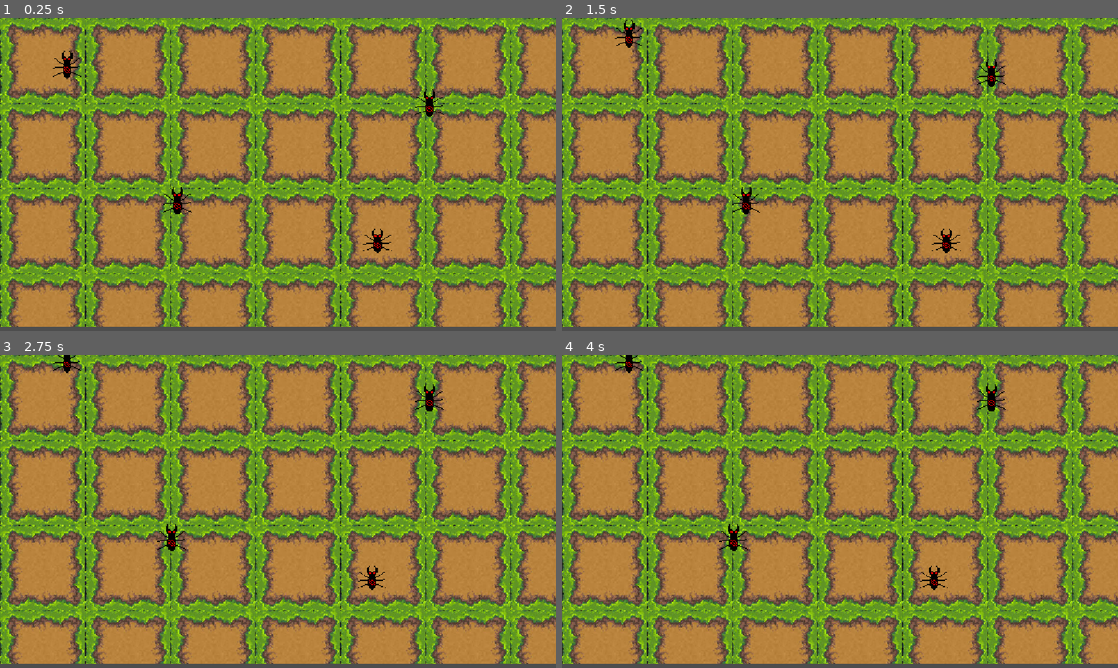
Above: before the commit, frames 1-4 (two rows, left to right).
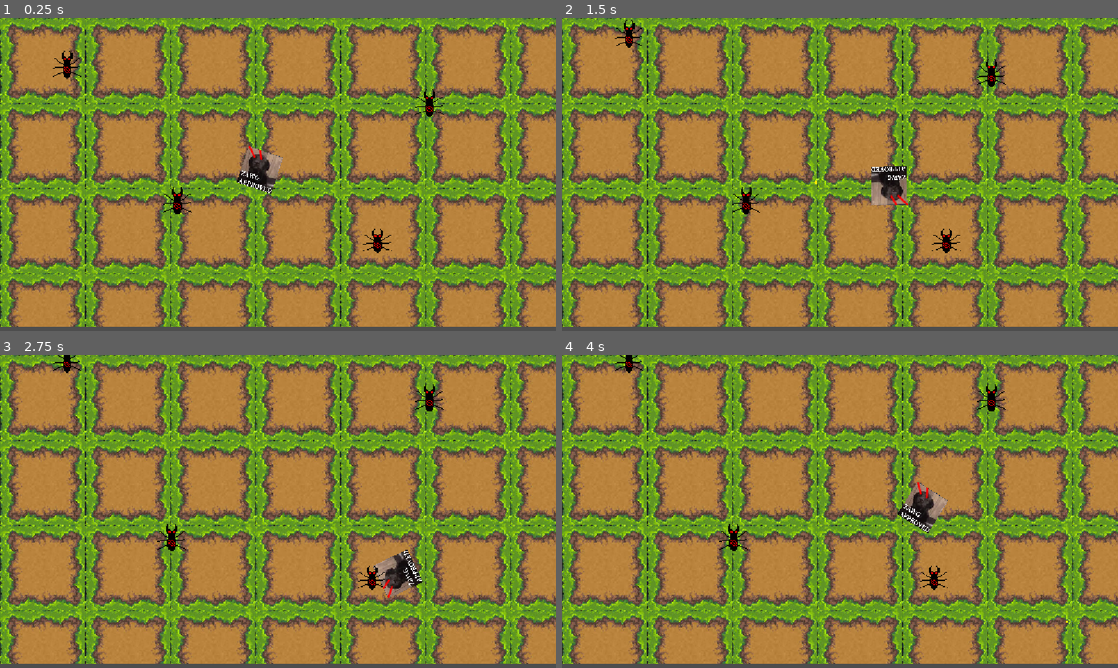
Above: after the commit, the same moments.

Repository: vladydad/Invasion_godot
Game: Godot game, scene res://NPC/NPC.tscn
Same seed, same stepped clock (60 frames per second), same inputs: the game is played once before the commit and once after it.
Inputs (mouse positions are in pixels of both pictures, inside the frame that each line leads up to):
- Up to frame 1 (0.25 s): no input
- Up to frame 2 (1.5 s): move the mouse to (962, 158) at 0.52 s; hold Right (ui_right) 0.53-1.28 s; click (962, 158) at 0.6 s; move the mouse to (728, 190) at 1.27 s; hold Down (ui_down) from 1.28 s (still down); click (728, 190) at 1.35 s
- Up to frame 3 (2.75 s): move the mouse to (333, 442) at 2.02 s; release Down (ui_down) at 2.03 s; hold Right (ui_right) from 2.03 s (still down); click (333, 442) at 2.1 s
- Up to frame 4 (4 s): move the mouse to (812, 574) at 2.77 s; release Right (ui_right) at 2.78 s; hold Up (ui_up) 2.78-3.53 s; click (812, 574) at 2.85 s; move the mouse to (1006, 558) at 3.52 s; hold Left (ui_left) from 3.53 s (still down); click (1006, 558) at 3.6 s

The runs differ from the first frame. In frame 1, 0.8% of the frame differs, in the area x 42-51%, y 40-57%; in frame 2, 0.8%; in frame 3, 0.8%; in frame 4, 0.8%, in the area x 60-91%, y 40-86%.

Commit message:
aa

Diff:
--- a/invasion/NPC/NPC.tscn
+++ b/invasion/NPC/NPC.tscn
@@ -3,6 +3,7 @@
 [ext_resource type="Script" uid="uid://crw5thdd2brw3" path="res://NPC/MAIN_NPC.gd" id="1_qm8nd"]
 [ext_resource type="Texture2D" uid="uid://es731ct6y7v1" path="res://NPC/basic Alien spritesheet.png" id="2_qm8nd"]
 [ext_resource type="Texture2D" uid="uid://b4wb86fk5ps7w" path="res://images (1).jpg" id="3_eudjw"]
+[ext_resource type="PackedScene" uid="uid://bu2280y8r7cqd" path="res://player.tscn" id="6_cy3bc"]
 [ext_resource type="Texture2D" uid="uid://c4kfi5igiq0wp" path="res://Basic alien death.png" id="6_wdwhe"]
 [ext_resource type="Script" uid="uid://j17huar228sn" path="res://NPC/area_npc.gd" id="7_cy3bc"]
 
@@ -37,27 +38,16 @@
 26:0/0 = 0
 0:1/0 = 0
 1:1/0 = 0
-1:1/0/physics_layer_0/polygon_0/points = PackedVector2Array(-8, -8, 8, -8, 8, 8, -8, 8)
 2:1/0 = 0
-2:1/0/physics_layer_0/polygon_0/points = PackedVector2Array(-8, -8, 8, -8, 8, 8, -8, 8)
 3:1/0 = 0
-3:1/0/physics_layer_0/polygon_0/points = PackedVector2Array(-8, -8, 8, -8, 8, 8, -8, 8)
 4:1/0 = 0
-4:1/0/physics_layer_0/polygon_0/points = PackedVector2Array(-8, -8, 8, -8, 8, 8, -8, 8)
 5:1/0 = 0
-5:1/0/physics_layer_0/polygon_0/points = PackedVector2Array(-8, -8, 8, -8, 8, 8, -8, 8)
 6:1/0 = 0
-6:1/0/physics_layer_0/polygon_0/points = PackedVector2Array(-8, -8, 8, -8, 8, 8, -8, 8)
 7:1/0 = 0
-7:1/0/physics_layer_0/polygon_0/points = PackedVector2Array(-8, -8, 8, -8, 8, 8, -8, 8)
 8:1/0 = 0
-8:1/0/physics_layer_0/polygon_0/points = PackedVector2Array(-8, -8, 8, -8, 8, 8, -8, 8)
 9:1/0 = 0
-9:1/0/physics_layer_0/polygon_0/points = PackedVector2Array(-8, -8, 8, -8, 8, 8, -8, 8)
 10:1/0 = 0
-10:1/0/physics_layer_0/polygon_0/points = PackedVector2Array(-8, -8, 8, -8, 8, 8, -8, 8)
 11:1/0 = 0
-11:1/0/physics_layer_0/polygon_0/points = PackedVector2Array(-8, -8, 8, -8, 8, 8, -8, 8)
 12:1/0 = 0
 13:1/0 = 0
 14:1/0 = 0
@@ -75,27 +65,16 @@
 26:1/0 = 0
 0:2/0 = 0
 1:2/0 = 0
-1:2/0/physics_layer_0/polygon_0/points = PackedVector2Array(-8, -8, 8, -8, 8, 8, -8, 8)
 2:2/0 = 0
-2:2/0/physics_layer_0/polygon_0/points = PackedVector2Array(-8, -8, 8, -8, 8, 8, -8, 8)
 3:2/0 = 0
-3:2/0/physics_layer_0/polygon_0/points = PackedVector2Array(-8, -8, 8, -8, 8, 8, -8, 8)
 4:2/0 = 0
-4:2/0/physics_layer_0/polygon_0/points = PackedVector2Array(-8, -8, 8, -8, 8, 8, -8, 8)
 5:2/0 = 0
-5:2/0/physics_layer_0/polygon_0/points = PackedVector2Array(-8, -8, 8, -8, 8, 8, -8, 8)
 6:2/0 = 0
-6:2/0/physics_layer_0/polygon_0/points = PackedVector2Array(-8, -8, 8, -8, 8, 8, -8, 8)
 7:2/0 = 0
-7:2/0/physics_layer_0/polygon_0/points = PackedVector2Array(-8, -8, 8, -8, 8, 8, -8, 8)
 8:2/0 = 0
-8:2/0/physics_layer_0/polygon_0/points = PackedVector2Array(-8, -8, 8, -8, 8, 8, -8, 8)
 9:2/0 = 0
-9:2/0/physics_layer_0/polygon_0/points = PackedVector2Array(-8, -8, 8, -8, 8, 8, -8, 8)
 10:2/0 = 0
-10:2/0/physics_layer_0/polygon_0/points = PackedVector2Array(-8, -8, 8, -8, 8, 8, -8, 8)
 11:2/0 = 0
-11:2/0/physics_layer_0/polygon_0/points = PackedVector2Array(-8, -8, 8, -8, 8, 8, -8, 8)
 12:2/0 = 0
 13:2/0 = 0
 14:2/0 = 0
@@ -113,27 +92,16 @@
 26:2/0 = 0
 0:3/0 = 0
 1:3/0 = 0
-1:3/0/physics_layer_0/polygon_0/points = PackedVector2Array(-8, -8, 8, -8, 8, 8, -8, 8)
 2:3/0 = 0
-2:3/0/physics_layer_0/polygon_0/points = PackedVector2Array(-8, -8, 8, -8, 8, 8, -8, 8)
 3:3/0 = 0
-3:3/0/physics_layer_0/polygon_0/points = PackedVector2Array(-8, -8, 8, -8, 8, 8, -8, 8)
 4:3/0 = 0
-4:3/0/physics_layer_0/polygon_0/points = PackedVector2Array(-8, -8, 8, -8, 8, 8, -8, 8)
 5:3/0 = 0
-5:3/0/physics_layer_0/polygon_0/points = PackedVector2Array(-8, -8, 8, -8, 8, 8, -8, 8)
 6:3/0 = 0
-6:3/0/physics_layer_0/polygon_0/points = PackedVector2Array(-8, -8, 8, -8, 8, 8, -8, 8)
 7:3/0 = 0
-7:3/0/physics_layer_0/polygon_0/points = PackedVector2Array(-8, -8, 8, -8, 8, 8, -8, 8)
 8:3/0 = 0
-8:3/0/physics_layer_0/polygon_0/points = PackedVector2Array(-8, -8, 8, -8, 8, 8, -8, 8)
 9:3/0 = 0
-9:3/0/physics_layer_0/polygon_0/points = PackedVector2Array(-8, -8, 8, -8, 8, 8, -8, 8)
 10:3/0 = 0
-10:3/0/physics_layer_0/polygon_0/points = PackedVector2Array(-8, -8, 8, -8, 8, 8, -8, 8)
 11:3/0 = 0
-11:3/0/physics_layer_0/polygon_0/points = PackedVector2Array(-8, -8, 8, -8, 8, 8, -8, 8)
 12:3/0 = 0
 13:3/0 = 0
 14:3/0 = 0
@@ -151,27 +119,16 @@
 26:3/0 = 0
 0:4/0 = 0
 1:4/0 = 0
-1:4/0/physics_layer_0/polygon_0/points = PackedVector2Array(-8, -8, 8, -8, 8, 8, -8, 8)
 2:4/0 = 0
-2:4/0/physics_layer_0/polygon_0/points = PackedVector2Array(-8, -8, 8, -8, 8, 8, -8, 8)
 3:4/0 = 0
-3:4/0/physics_layer_0/polygon_0/points = PackedVector2Array(-8, -8, 8, -8, 8, 8, -8, 8)
 4:4/0 = 0
-4:4/0/physics_layer_0/polygon_0/points = PackedVector2Array(-8, -8, 8, -8, 8, 8, -8, 8)
 5:4/0 = 0
-5:4/0/physics_layer_0/polygon_0/points = PackedVector2Array(-8, -8, 8, -8, 8, 8, -8, 8)
 6:4/0 = 0
-6:4/0/physics_layer_0/polygon_0/points = PackedVector2Array(-8, -8, 8, -8, 8, 8, -8, 8)
 7:4/0 = 0
-7:4/0/physics_layer_0/polygon_0/points = PackedVector2Array(-8, -8, 8, -8, 8, 8, -8, 8)
 8:4/0 = 0
-8:4/0/physics_layer_0/polygon_0/points = PackedVector2Array(-8, -8, 8, -8, 8, 8, -8, 8)
 9:4/0 = 0
-9:4/0/physics_layer_0/polygon_0/points = PackedVector2Array(-8, -8, 8, -8, 8, 8, -8, 8)
 10:4/0 = 0
-10:4/0/physics_layer_0/polygon_0/points = PackedVector2Array(-8, -8, 8, -8, 8, 8, -8, 8)
 11:4/0 = 0
-11:4/0/physics_layer_0/polygon_0/points = PackedVector2Array(-8, -8, 8, -8, 8, 8, -8, 8)
 12:4/0 = 0
 13:4/0 = 0
 14:4/0 = 0
@@ -189,27 +146,16 @@
 26:4/0 = 0
 0:5/0 = 0
 1:5/0 = 0
-1:5/0/physics_layer_0/polygon_0/points = PackedVector2Array(-8, -8, 8, -8, 8, 8, -8, 8)
 2:5/0 = 0
-2:5/0/physics_layer_0/polygon_0/points = PackedVector2Array(-8, -8, 8, -8, 8, 8, -8, 8)
 3:5/0 = 0
-3:5/0/physics_layer_0/polygon_0/points = PackedVector2Array(-8, -8, 8, -8, 8, 8, -8, 8)
 4:5/0 = 0
-4:5/0/physics_layer_0/polygon_0/points = PackedVector2Array(-8, -8, 8, -8, 8, 8, -8, 8)
 5:5/0 = 0
-5:5/0/physics_layer_0/polygon_0/points = PackedVector2Array(-8, -8, 8, -8, 8, 8, -8, 8)
 6:5/0 = 0
-6:5/0/physics_layer_0/polygon_0/points = PackedVector2Array(-8, -8, 8, -8, 8, 8, -8, 8)
 7:5/0 = 0
-7:5/0/physics_layer_0/polygon_0/points = PackedVector2Array(-8, -8, 8, -8, 8, 8, -8, 8)
 8:5/0 = 0
-8:5/0/physics_layer_0/polygon_0/points = PackedVector2Array(-8, -8, 8, -8, 8, 8, -8, 8)
 9:5/0 = 0
-9:5/0/physics_layer_0/polygon_0/points = PackedVector2Array(-8, -8, 8, -8, 8, 8, -8, 8)
 10:5/0 = 0
-10:5/0/physics_layer_0/polygon_0/points = PackedVector2Array(-8, -8, 8, -8, 8, 8, -8, 8)
 11:5/0 = 0
-11:5/0/physics_layer_0/polygon_0/points = PackedVector2Array(-8, -8, 8, -8, 8, 8, -8, 8)
 12:5/0 = 0
 13:5/0 = 0
 14:5/0 = 0
@@ -227,27 +173,16 @@
 26:5/0 = 0
 0:6/0 = 0
 1:6/0 = 0
-1:6/0/physics_layer_0/polygon_0/points = PackedVector2Array(-8, -8, 8, -8, 8, 8, -8, 8)
 2:6/0 = 0
-2:6/0/physics_layer_0/polygon_0/points = PackedVector2Array(-8, -8, 8, -8, 8, 8, -8, 8)
 3:6/0 = 0
-3:6/0/physics_layer_0/polygon_0/points = PackedVector2Array(-8, -8, 8, -8, 8, 8, -8, 8)
 4:6/0 = 0
-4:6/0/physics_layer_0/polygon_0/points = PackedVector2Array(-8, -8, 8, -8, 8, 8, -8, 8)
 5:6/0 = 0
-5:6/0/physics_layer_0/polygon_0/points = PackedVector2Array(-8, -8, 8, -8, 8, 8, -8, 8)
 6:6/0 = 0
-6:6/0/physics_layer_0/polygon_0/points = PackedVector2Array(-8, -8, 8, -8, 8, 8, -8, 8)
 7:6/0 = 0
-7:6/0/physics_layer_0/polygon_0/points = PackedVector2Array(-8, -8, 8, -8, 8, 8, -8, 8)
 8:6/0 = 0
-8:6/0/physics_layer_0/polygon_0/points = PackedVector2Array(-8, -8, 8, -8, 8, 8, -8, 8)
 9:6/0 = 0
-9:6/0/physics_layer_0/polygon_0/points = PackedVector2Array(-8, -8, 8, -8, 8, 8, -8, 8)
 10:6/0 = 0
-10:6/0/physics_layer_0/polygon_0/points = PackedVector2Array(-8, -8, 8, -8, 8, 8, -8, 8)
 11:6/0 = 0
-11:6/0/physics_layer_0/polygon_0/points = PackedVector2Array(-8, -8, 8, -8, 8, 8, -8, 8)
 12:6/0 = 0
 13:6/0 = 0
 14:6/0 = 0
@@ -265,27 +200,16 @@
 26:6/0 = 0
 0:7/0 = 0
 1:7/0 = 0
-1:7/0/physics_layer_0/polygon_0/points = PackedVector2Array(-8, -8, 8, -8, 8, 8, -8, 8)
 2:7/0 = 0
-2:7/0/physics_layer_0/polygon_0/points = PackedVector2Array(-8, -8, 8, -8, 8, 8, -8, 8)
 3:7/0 = 0
-3:7/0/physics_layer_0/polygon_0/points = PackedVector2Array(-8, -8, 8, -8, 8, 8, -8, 8)
 4:7/0 = 0
-4:7/0/physics_layer_0/polygon_0/points = PackedVector2Array(-8, -8, 8, -8, 8, 8, -8, 8)
 5:7/0 = 0
-5:7/0/physics_layer_0/polygon_0/points = PackedVector2Array(-8, -8, 8, -8, 8, 8, -8, 8)
 6:7/0 = 0
-6:7/0/physics_layer_0/polygon_0/points = PackedVector2Array(-8, -8, 8, -8, 8, 8, -8, 8)
 7:7/0 = 0
-7:7/0/physics_layer_0/polygon_0/points = PackedVector2Array(-8, -8, 8, -8, 8, 8, -8, 8)
 8:7/0 = 0
-8:7/0/physics_layer_0/polygon_0/points = PackedVector2Array(-8, -8, 8, -8, 8, 8, -8, 8)
 9:7/0 = 0
-9:7/0/physics_layer_0/polygon_0/points = PackedVector2Array(-8, -8, 8, -8, 8, 8, -8, 8)
 10:7/0 = 0
-10:7/0/physics_layer_0/polygon_0/points = PackedVector2Array(-8, -8, 8, -8, 8, 8, -8, 8)
 11:7/0 = 0
-11:7/0/physics_layer_0/polygon_0/points = PackedVector2Array(-8, -8, 8, -8, 8, 8, -8, 8)
 12:7/0 = 0
 13:7/0 = 0
 14:7/0 = 0
@@ -303,27 +227,16 @@
 26:7/0 = 0
 0:8/0 = 0
 1:8/0 = 0
-1:8/0/physics_layer_0/polygon_0/points = PackedVector2Array(-8, -8, 8, -8, 8, 8, -8, 8)
 2:8/0 = 0
-2:8/0/physics_layer_0/polygon_0/points = PackedVector2Array(-8, -8, 8, -8, 8, 8, -8, 8)
 3:8/0 = 0
-3:8/0/physics_layer_0/polygon_0/points = PackedVector2Array(-8, -8, 8, -8, 8, 8, -8, 8)
 4:8/0 = 0
-4:8/0/physics_layer_0/polygon_0/points = PackedVector2Array(-8, -8, 8, -8, 8, 8, -8, 8)
 5:8/0 = 0
-5:8/0/physics_layer_0/polygon_0/points = PackedVector2Array(-8, -8, 8, -8, 8, 8, -8, 8)
 6:8/0 = 0
-6:8/0/physics_layer_0/polygon_0/points = PackedVector2Array(-8, -8, 8, -8, 8, 8, -8, 8)
 7:8/0 = 0
-7:8/0/physics_layer_0/polygon_0/points = PackedVector2Array(-8, -8, 8, -8, 8, 8, -8, 8)
 8:8/0 = 0
-8:8/0/physics_layer_0/polygon_0/points = PackedVector2Array(-8, -8, 8, -8, 8, 8, -8, 8)
 9:8/0 = 0
-9:8/0/physics_layer_0/polygon_0/points = PackedVector2Array(-8, -8, 8, -8, 8, 8, -8, 8)
 10:8/0 = 0
-10:8/0/physics_layer_0/polygon_0/points = PackedVector2Array(-8, -8, 8, -8, 8, 8, -8, 8)
 11:8/0 = 0
-11:8/0/physics_layer_0/polygon_0/points = PackedVector2Array(-8, -8, 8, -8, 8, 8, -8, 8)
 12:8/0 = 0
 13:8/0 = 0
 14:8/0 = 0
@@ -341,27 +254,16 @@
 26:8/0 = 0
 0:9/0 = 0
 1:9/0 = 0
-1:9/0/physics_layer_0/polygon_0/points = PackedVector2Array(-8, -8, 8, -8, 8, 8, -8, 8)
 2:9/0 = 0
-2:9/0/physics_layer_0/polygon_0/points = PackedVector2Array(-8, -8, 8, -8, 8, 8, -8, 8)
 3:9/0 = 0
-3:9/0/physics_layer_0/polygon_0/points = PackedVector2Array(-8, -8, 8, -8, 8, 8, -8, 8)
 4:9/0 = 0
-4:9/0/physics_layer_0/polygon_0/points = PackedVector2Array(-8, -8, 8, -8, 8, 8, -8, 8)
 5:9/0 = 0
-5:9/0/physics_layer_0/polygon_0/points = PackedVector2Array(-8, -8, 8, -8, 8, 8, -8, 8)
 6:9/0 = 0
-6:9/0/physics_layer_0/polygon_0/points = PackedVector2Array(-8, -8, 8, -8, 8, 8, -8, 8)
 7:9/0 = 0
-7:9/0/physics_layer_0/polygon_0/points = PackedVector2Array(-8, -8, 8, -8, 8, 8, -8, 8)
 8:9/0 = 0
-8:9/0/physics_layer_0/polygon_0/points = PackedVector2Array(-8, -8, 8, -8, 8, 8, -8, 8)
 9:9/0 = 0
-9:9/0/physics_layer_0/polygon_0/points = PackedVector2Array(-8, -8, 8, -8, 8, 8, -8, 8)
 10:9/0 = 0
-10:9/0/physics_layer_0/polygon_0/points = PackedVector2Array(-8, -8, 8, -8, 8, 8, -8, 8)
 11:9/0 = 0
-11:9/0/physics_layer_0/polygon_0/points = PackedVector2Array(-8, -8, 8, -8, 8, 8, -8, 8)
 12:9/0 = 0
 13:9/0 = 0
 14:9/0 = 0
@@ -379,27 +281,16 @@
 26:9/0 = 0
 0:10/0 = 0
 1:10/0 = 0
-1:10/0/physics_layer_0/polygon_0/points = PackedVector2Array(-8, -8, 8, -8, 8, 8, -8, 8)
 2:10/0 = 0
-2:10/0/physics_layer_0/polygon_0/points = PackedVector2Array(-8, -8, 8, -8, 8, 8, -8, 8)
 3:10/0 = 0
-3:10/0/physics_layer_0/polygon_0/points = PackedVector2Array(-8, -8, 8, -8, 8, 8, -8, 8)
 4:10/0 = 0
-4:10/0/physics_layer_0/polygon_0/points = PackedVector2Array(-8, -8, 8, -8, 8, 8, -8, 8)
 5:10/0 = 0
-5:10/0/physics_layer_0/polygon_0/points = PackedVector2Array(-8, -8, 8, -8, 8, 8, -8, 8)
 6:10/0 = 0
-6:10/0/physics_layer_0/polygon_0/points = PackedVector2Array(-8, -8, 8, -8, 8, 8, -8, 8)
 7:10/0 = 0
-7:10/0/physics_layer_0/polygon_0/points = PackedVector2Array(-8, -8, 8, -8, 8, 8, -8, 8)
 8:10/0 = 0
-8:10/0/physics_layer_0/polygon_0/points = PackedVector2Array(-8, -8, 8, -8, 8, 8, -8, 8)
 9:10/0 = 0
-9:10/0/physics_layer_0/polygon_0/points = PackedVector2Array(-8, -8, 8, -8, 8, 8, -8, 8)
 10:10/0 = 0
-10:10/0/physics_layer_0/polygon_0/points = PackedVector2Array(-8, -8, 8, -8, 8, 8, -8, 8)
 11:10/0 = 0
-11:10/0/physics_layer_0/polygon_0/points = PackedVector2Array(-8, -8, 8, -8, 8, 8, -8, 8)
 12:10/0 = 0
 13:10/0 = 0
 14:10/0 = 0
@@ -417,27 +308,16 @@
 26:10/0 = 0
 0:11/0 = 0
 1:11/0 = 0
-1:11/0/physics_layer_0/polygon_0/points = PackedVector2Array(-8, -8, 8, -8, 8, 8, -8, 8)
 2:11/0 = 0
-2:11/0/physics_layer_0/polygon_0/points = PackedVector2Array(-8, -8, 8, -8, 8, 8, -8, 8)
 3:11/0 = 0
-3:11/0/physics_layer_0/polygon_0/points = PackedVector2Array(-8, -8, 8, -8, 8, 8, -8, 8)
 4:11/0 = 0
-4:11/0/physics_layer_0/polygon_0/points = PackedVector2Array(-8, -8, 8, -8, 8, 8, -8, 8)
 5:11/0 = 0
-5:11/0/physics_layer_0/polygon_0/points = PackedVector2Array(-8, -8, 8, -8, 8, 8, -8, 8)
 6:11/0 = 0
-6:11/0/physics_layer_0/polygon_0/points = PackedVector2Array(-8, -8, 8, -8, 8, 8, -8, 8)
 7:11/0 = 0
-7:11/0/physics_layer_0/polygon_0/points = PackedVector2Array(-8, -8, 8, -8, 8, 8, -8, 8)
 8:11/0 = 0
-8:11/0/physics_layer_0/polygon_0/points = PackedVector2Array(-8, -8, 8, -8, 8, 8, -8, 8)
 9:11/0 = 0
-9:11/0/physics_layer_0/polygon_0/points = PackedVector2Array(-8, -8, 8, -8, 8, 8, -8, 8)
 10:11/0 = 0
-10:11/0/physics_layer_0/polygon_0/points = PackedVector2Array(-8, -8, 8, -8, 8, 8, -8, 8)
 11:11/0 = 0
-11:11/0/physics_layer_0/polygon_0/points = PackedVector2Array(-8, -8, 8, -8, 8, 8, -8, 8)
 12:11/0 = 0
 13:11/0 = 0
 14:11/0 = 0
@@ -1001,3 +881,6 @@
 
 [node name="Area2D" type="Area2D" parent="NPC4" unique_id=841887226]
 scale = Vector2(1, 0.99999994)
+
+[node name="CharacterBody2D" parent="." unique_id=435993497 instance=ExtResource("6_cy3bc")]
+position = Vector2(534, 310)
